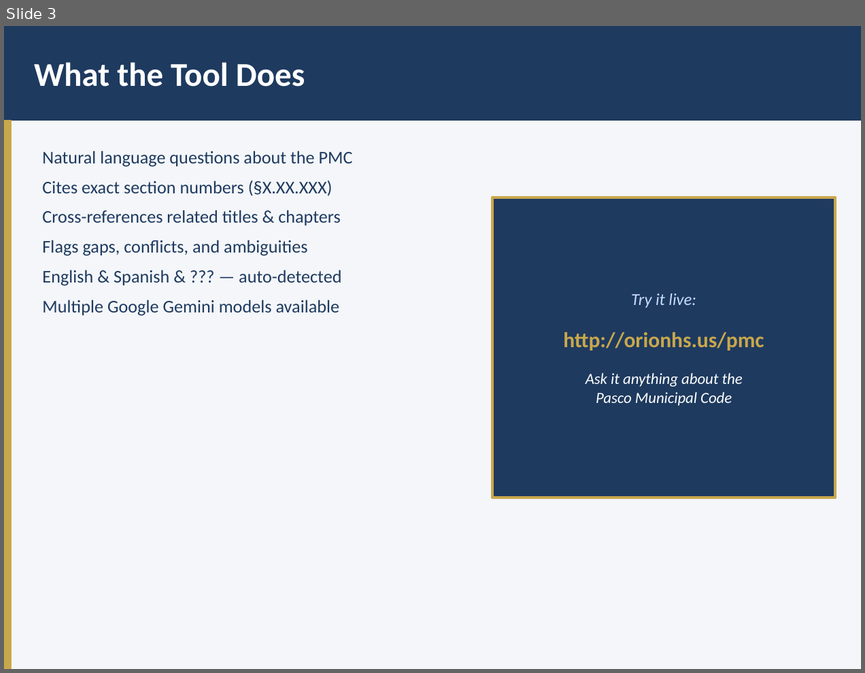
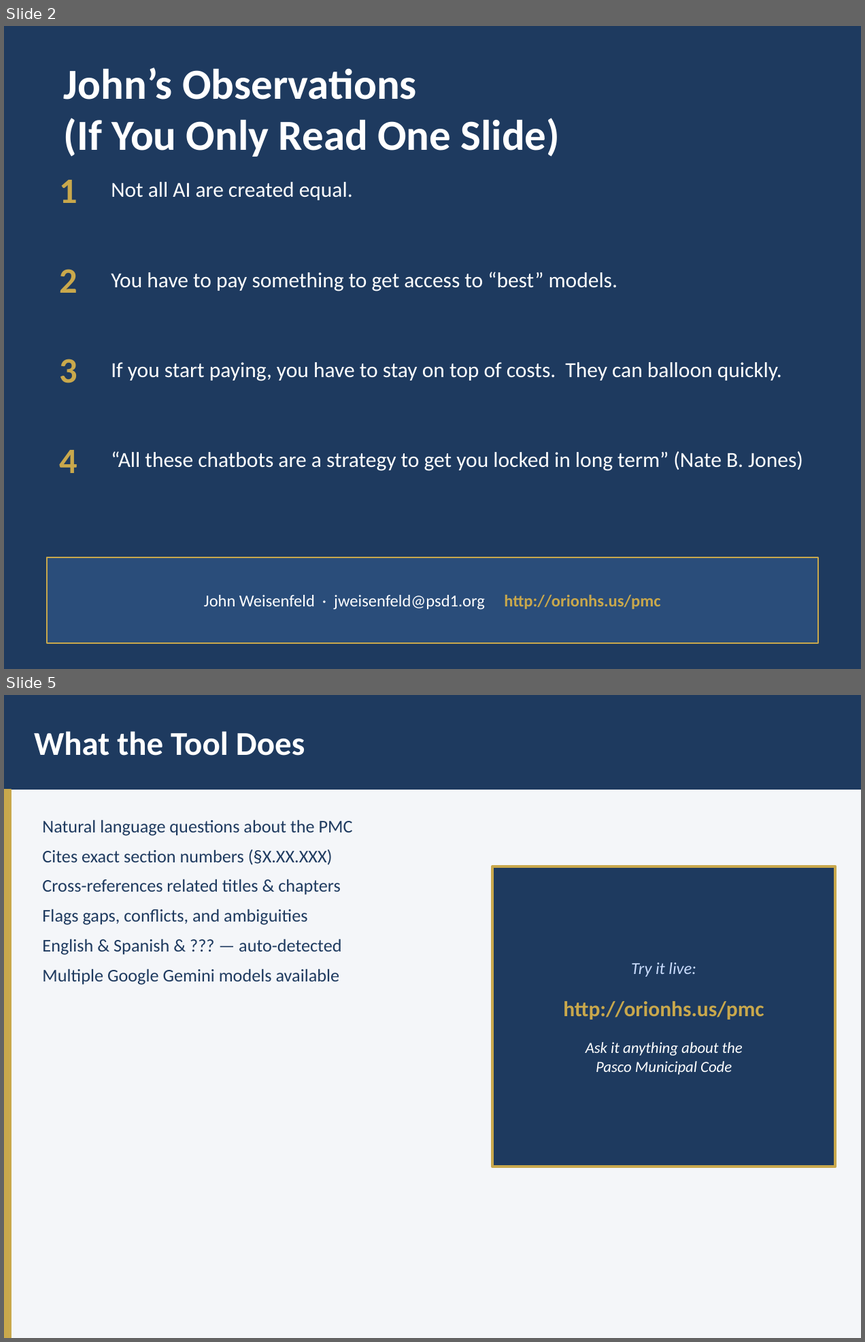
Before and after one commit to jweisenfeld/AI, a slide deck: pmc1/PMC-AI-Technical-Overview.pptx. Shown one above the other, each under a label of ours: slide 3 before the commit, slides 2 and 5 after it; the slides between them are not shown. The pictures are 865x673 and 865x1342 pixels, drawn with LibreOffice and Linux fonts; fonts in the diff are those of the drawing. Boxes give left, top, right and bottom in pixels: in the first picture for what was removed or moved away, otherwise in the second. Text is boxed around its words. In the diff, an @@ line names an element or a change of style, - is before the commit and + after.

```diff
--- a/pmc1/PMC-AI-Technical-Overview.pptx
+++ b/pmc1/PMC-AI-Technical-Overview.pptx
@@ slide 2 added at <box>4,26,861,669</box>, background #1E3A5F @@
@@ text added at <box>64,67,560,157</box>, 36 pt, text #FFFFFF, bold @@
+John’s Observations
+(If You Only Read One Slide)
@@ text added at <box>59,180,77,203</box>, 30 pt, text #C9A84C, bold @@
+1
@@ text added at <box>111,182,353,200</box>, 18 pt, text #FFFFFF @@
+Not all AI are created equal.
@@ text added at <box>59,269,77,293</box>, 30 pt, text #C9A84C, bold @@
+2
@@ text added at <box>111,271,617,291</box>, 18 pt, text #FFFFFF @@
+You have to pay something to get access to “best” models.
@@ text added at <box>59,359,77,383</box>, 30 pt, text #C9A84C, bold @@
+3
@@ text added at <box>111,362,782,381</box>, 18 pt, text #FFFFFF @@
+If you start paying, you have to stay on top of costs. They can balloon quickly.
@@ text added at <box>59,450,77,473</box>, 30 pt, text #C9A84C, bold @@
+4
@@ text added at <box>111,451,803,471</box>, 18 pt, text #FFFFFF @@
+“All these chatbots are a strategy to get you locked in long term” (Nate B. Jones)
@@ rectangle added at <box>47,557,818,643</box>, fill #2A4D7A, outline #C9A84C 1 pt @@
@@ text added at <box>204,594,660,609</box>, 14 pt, text #FFFFFF @@
+John Weisenfeld · jweisenfeld@psd1.org http://orionhs.us/pmc
@@ what was slide 3 is now slide 5 @@
```
Also in this commit, not shown: 13 slides changed, 10 other slides added, 1 slide removed, 1 other file.
